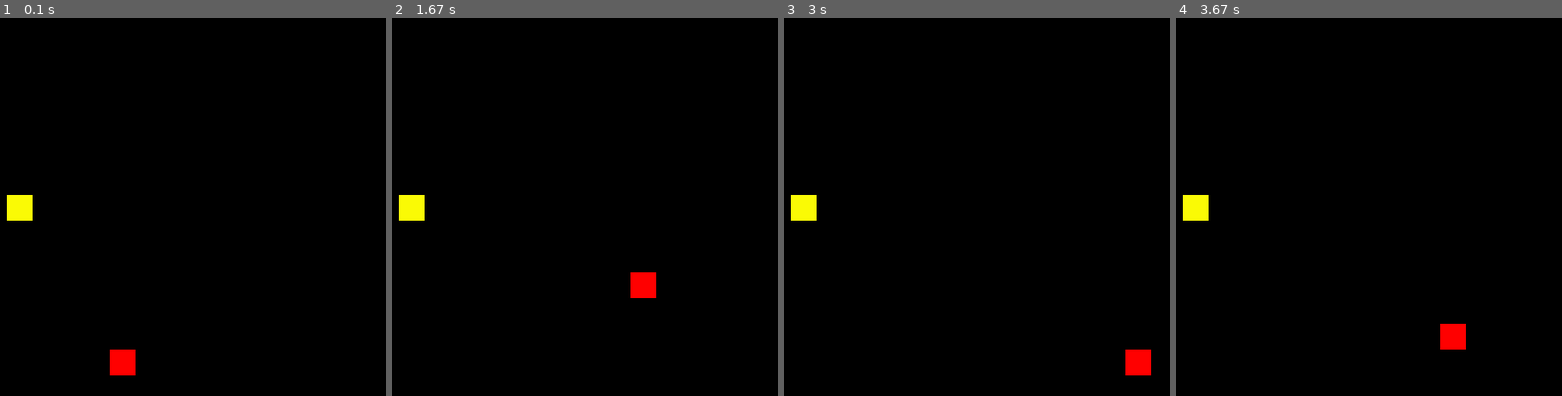
Above: before the commit, frames 1-4 (left to right).
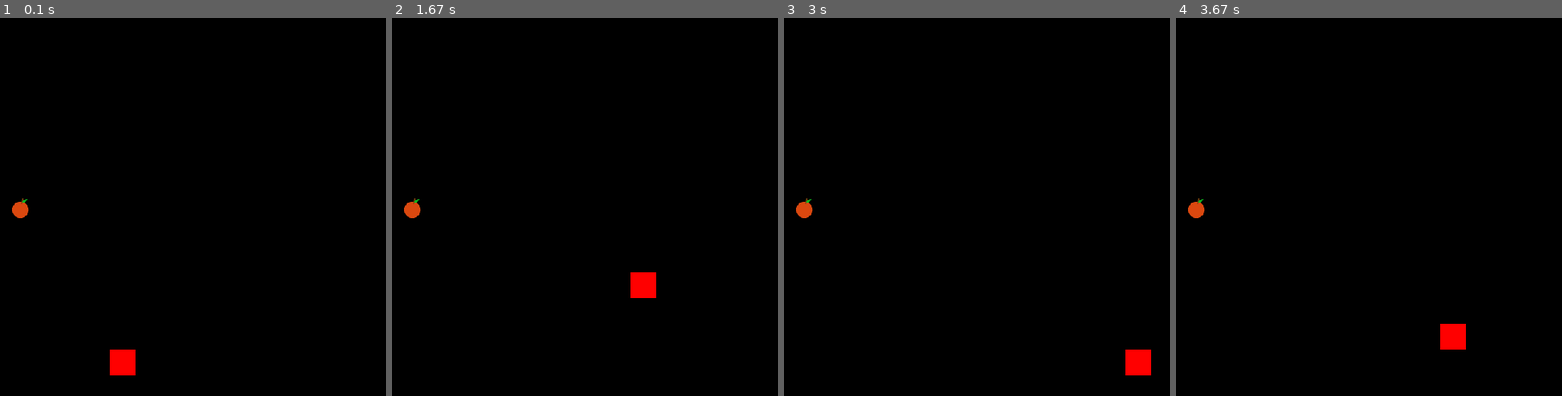
Above: after the commit, the same moments.

Repository: mohamedkamara7613/personalproject
Game: pygame game, started from Autres/Python/Snake_Game/main.py
Same seed, same stepped clock (60 frames per second), same inputs: the game is played once before the commit and once after it.
Inputs:
- Up to frame 1 (0.1 s): no input
- Up to frame 2 (1.67 s): hold Right 0.33-0.8 s; hold Up 0.83-1.3 s; hold Right from 1.33 s (still down)
- Up to frame 3 (3 s): release Right at 1.8 s; hold Left 1.83-2.37 s; hold Down 2.4-2.87 s; hold Left from 2.9 s (still down)
- Up to frame 4 (3.67 s): release Left at 3.37 s; hold Up from 3.4 s (still down)
The pictures show only the part of the screen within x 36-86%, y 10-60%; the shares and areas given below are measured in that part.

The runs differ from the first frame. In frame 1, 0.5% of the frame differs, in the area x 1-9%, y 46-54%; in frame 2, 0.5%; in frame 3, 0.5%; in frame 4, 0.5%.

Commit message:
`Added image loading for food and snake segments in SnakeGame class`

Diff:
--- a/Autres/Python/Snake_Game/main.py
+++ b/Autres/Python/Snake_Game/main.py
@@ -50,7 +50,13 @@
         self.load_assets()
 
     def load_assets(self):
-        pass
+        try:
+            # Images pour la nourriture du serpent
+            self.food_img = pygame.image.load("images/apple.png")
+            self.food_img = pygame.transform.scale(self.food_img, (BOX_SIZE, BOX_SIZE))
+        except pygame.error as e:
+            print(e)
+            self.food_img = YELLOW
 
     def init(self):
         # Initialisation de la grille
@@ -182,20 +188,21 @@
 
 
                 # Dessiner les elements de la grille
+                # Dessiner la tete du serpent
                 if self.grid[i][j] == self.snake_head_img:
                     #self.screen.blit(self.snake_head_img, (i*BOX_SIZE, j*BOX_SIZE))
                     pygame.draw.rect(self.screen, self.snake_head_img, (i*BOX_SIZE, j*BOX_SIZE + HEADING, BOX_SIZE, BOX_SIZE))
-
+                # Dessiner le corps du serpent
                 for segment in self.snake[1:]:
                     if segment["img"] == self.snake_body_img:
                         #self.screen.blit(self.snake_body_img, (segment["x"]*BOX_SIZE, segment["y"]*BOX_SIZE))
                         pygame.draw.rect(self.screen, self.snake_body_img, (segment["x"]*BOX_SIZE,
                                                                             segment["y"]*BOX_SIZE + HEADING, BOX_SIZE, BOX_SIZE))
 
-
+                # Dessiner le food (nourriture)
                 if self.grid[i][j] == self.food_img:
-                    #self.screen.blit(self.food_img, (i*BOX_SIZE, j*BOX_SIZE))
-                    pygame.draw.rect(self.screen, self.food_img, (i*BOX_SIZE, j*BOX_SIZE + HEADING, BOX_SIZE, BOX_SIZE))
+                    self.screen.blit(self.food_img, (i*BOX_SIZE, j*BOX_SIZE + HEADING))
+                    #pygame.draw.rect(self.screen, self.food_img, (i*BOX_SIZE, j*BOX_SIZE + HEADING, BOX_SIZE, BOX_SIZE))
 
         pygame.display.update()
 
